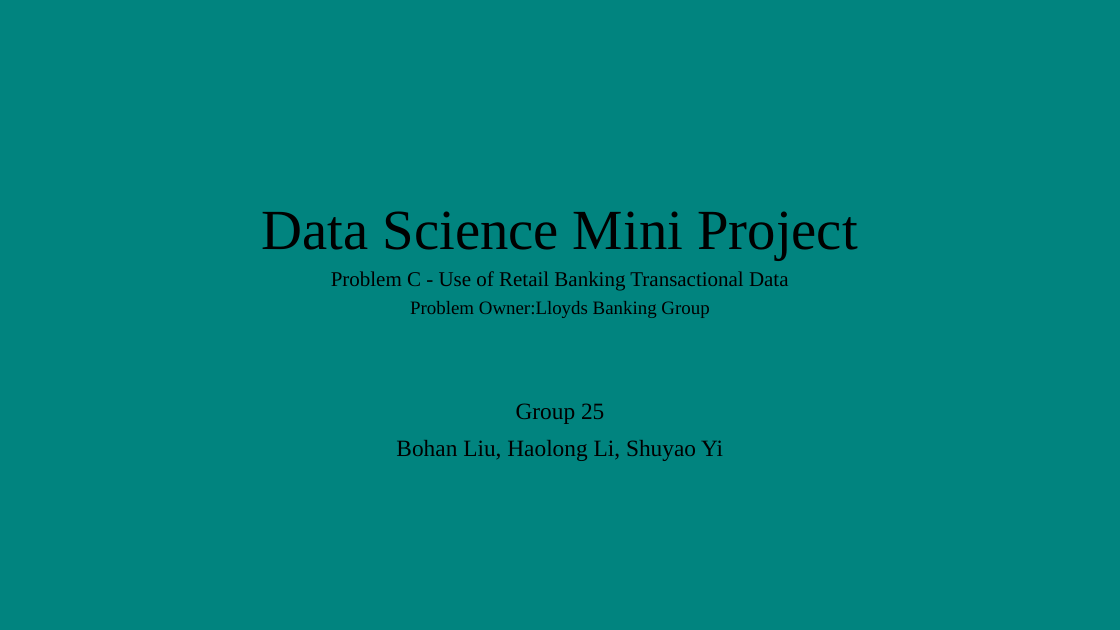
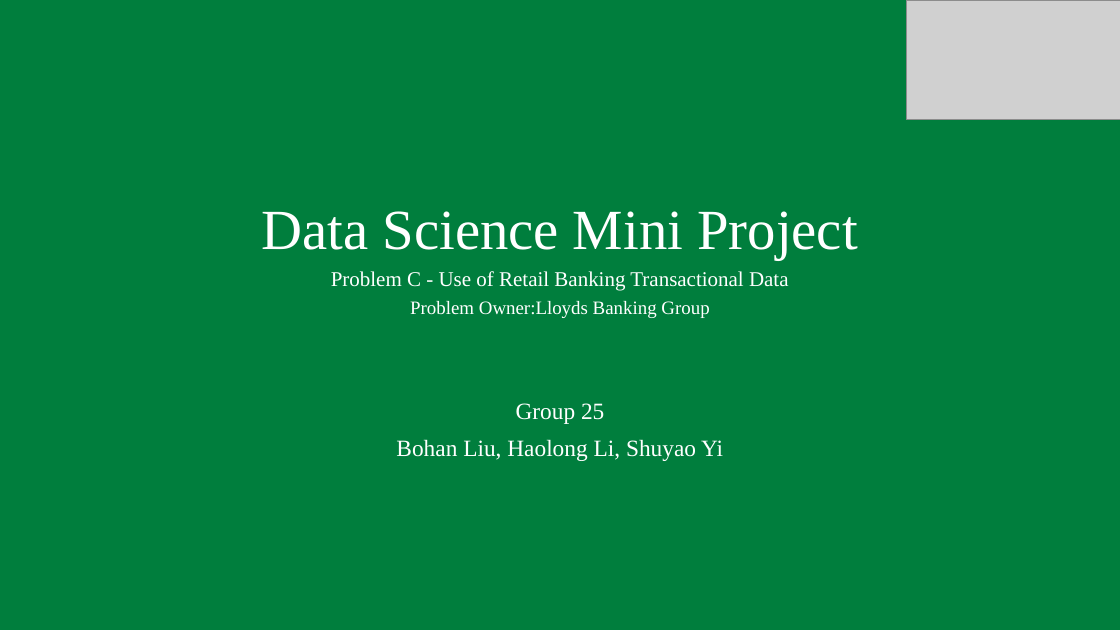
Before and after one commit to UoB-DSMP-2023-24/dsmp-2024-group-25, a slide deck: slide 1 of mid-term for the project/Presentation Preparation/Bohan/DSMP.pptx. Drawn at 1120x630 pixels with LibreOffice and Linux fonts; fonts in the diff are those of the drawing; grey boxes stand for pictures. Boxes give left, top, right and bottom in pixels: in the first picture for what was removed or moved away, otherwise in the second. Text is boxed around its words. In the diff, an @@ line names an element or a change of style, - is before the commit and + after.

```diff
--- a/mid-term for the project/Presentation Preparation/Bohan/DSMP.pptx
+++ b/mid-term for the project/Presentation Preparation/Bohan/DSMP.pptx
@@ background #01847F to #007E3D @@
@@ picture added at <box>907,0,1120,120</box> @@
@@ title "Data Science Mini Project Problem ..." at <box>262,211,857,318</box>: text colour #000000 to #FFFFFF @@
@@ subtitle "Group 25" at <box>396,403,723,461</box>: text colour #000000 to #FFFFFF @@
```
Also in this commit, not shown: 12 other slides changed, 2 slides added, 2 slides removed.
